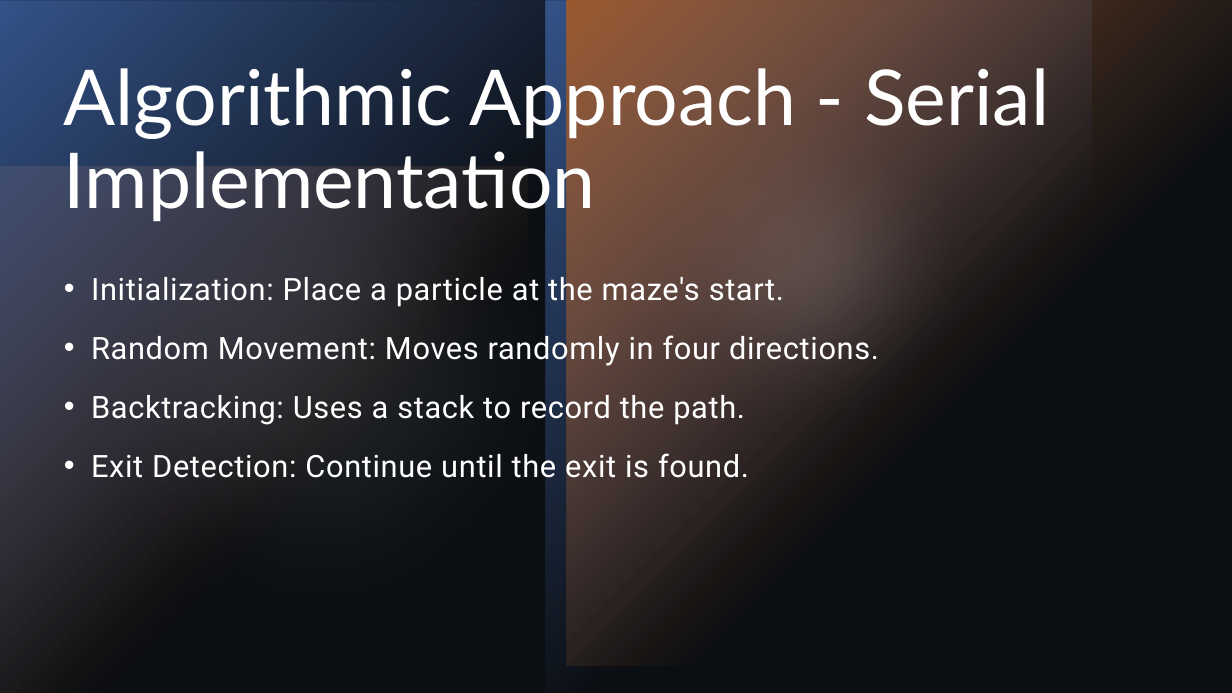
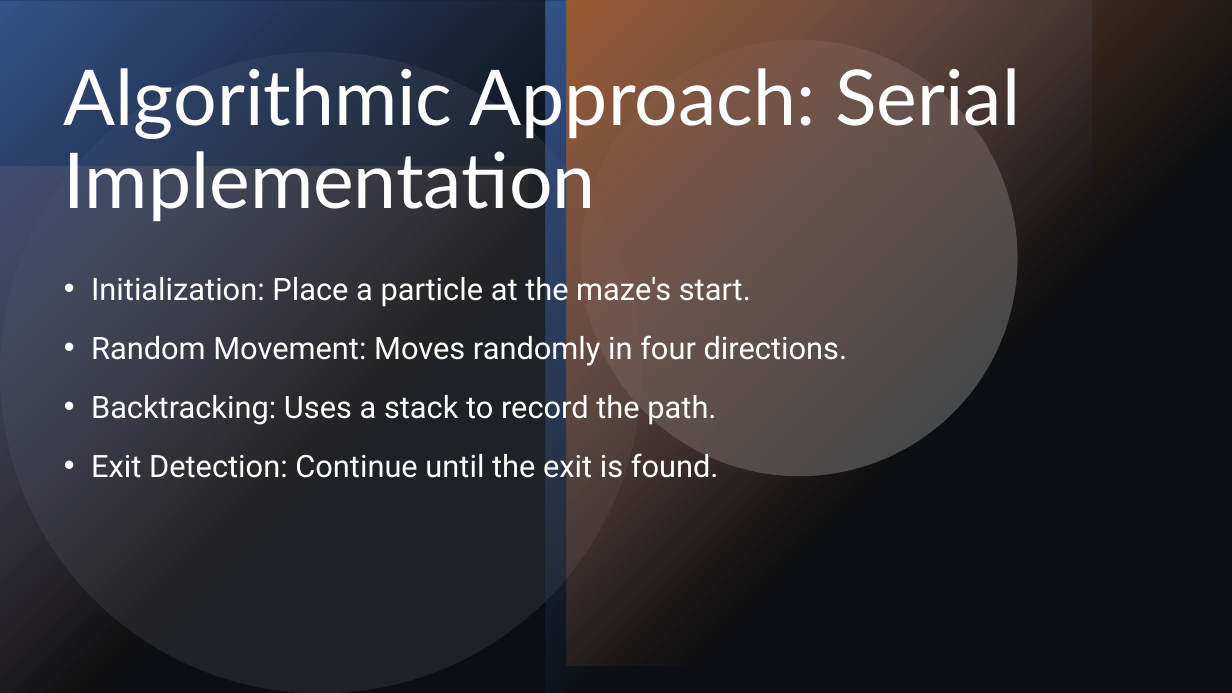
Before and after one commit to R-Marconi01/Maze-Solver, a slide deck: slide 3 of Maze Solver.pptx (slide 4 before the commit). Drawn at 1232x693 pixels with LibreOffice and Linux fonts; fonts in the diff are those of the drawing. Boxes give left, top, right and bottom in pixels: in the first picture for what was removed or moved away, otherwise in the second. Text is boxed around its words. In the diff, an @@ line names an element or a change of style, - is before the commit and + after.

Commit message:
new presentation

```diff
--- a/Maze Solver.pptx
+++ b/Maze Solver.pptx
@@ mirrored; rotation 180 to 0 degrees in 3 elements at (0,0,546,693), (546,0,1092,693), (567,0,1232,666) @@
@@ title at (64,59,1020,222): text changed @@
-Algorithmic Approach - Serial Implementation
+Algorithmic Approach: Serial Implementation
@@ mirrored; rotation 0 to 180 degrees in 3 elements at (581,40,1018,476), (0,52,641,693), (0,166,528,693) @@
@@ text "Initialization: Place a particle at ..." at (91,272,848,485): letter spacing 0.5 to 0 pt; less space between paragraphs @@
```
Also in this commit, not shown: 3 other slides changed, 4 slides added, 4 slides removed.
